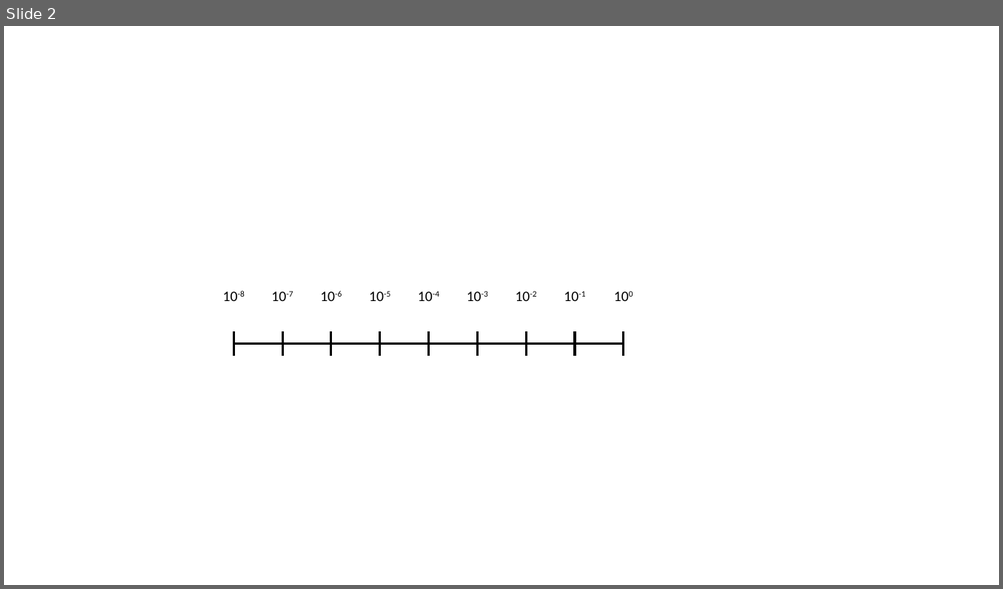
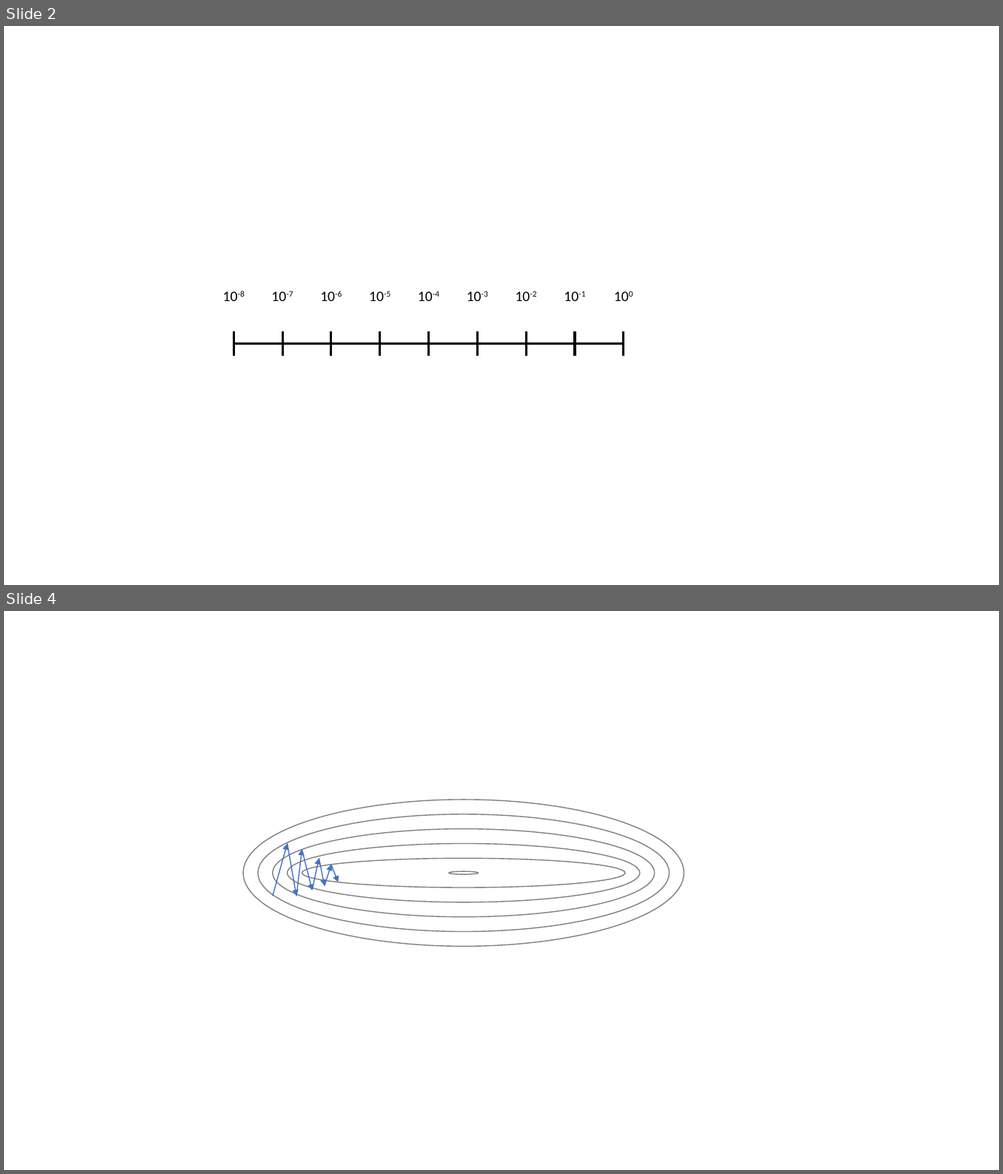
Before and after one commit to maximofn/Curso_Pytorch, a slide deck: 03 Redes fully connected/Imagenes/Figuras.pptx. Shown one above the other, each under a label of ours: slide 2 before the commit, slides 2 and 4 after it; the slides between them are not shown. The pictures are 1003x589 and 1003x1174 pixels, drawn with LibreOffice and Linux fonts; fonts in the diff are those of the drawing. Boxes give left, top, right and bottom in pixels: in the first picture for what was removed or moved away, otherwise in the second. Text is boxed around its words. In the diff, an @@ line names an element or a change of style, - is before the commit and + after.

```diff
--- a/03 Redes fully connected/Imagenes/Figuras.pptx
+++ b/03 Redes fully connected/Imagenes/Figuras.pptx
@@ slide 4 added at [4,611,999,1170], background #FFFFFF @@
@@ ellipse added at [244,800,685,947], outline #808080 1 pt @@
@@ ellipse added at [258,815,669,932], outline #808080 1 pt @@
@@ ellipse added at [273,829,654,917], outline #808080 1 pt @@
@@ arrow added from (273, 896) to (287, 844), #4472C4 1 pt @@
@@ ellipse added at [287,844,640,903], outline #808080 1 pt @@
@@ arrow added from (287, 844) to (296, 896), #4472C4 1 pt @@
@@ arrow added from (296, 896) to (301, 849), #4472C4 1 pt @@
@@ arrow added from (301, 850) to (312, 891), #4472C4 1 pt @@
@@ ellipse added at [301,859,625,888], outline #808080 1 pt @@
@@ arrow added from (312, 889) to (318, 859), #4472C4 1 pt @@
@@ arrow added from (318, 859) to (325, 886), #4472C4 1 pt @@
@@ arrow added from (325, 886) to (331, 865), #4472C4 1 pt @@
@@ arrow added from (331, 865) to (338, 883), #4472C4 1 pt @@
@@ ellipse added at [449,871,478,874], outline #808080 1 pt @@
```
Also in this commit, not shown: 2 other slides added, 9 other files.
